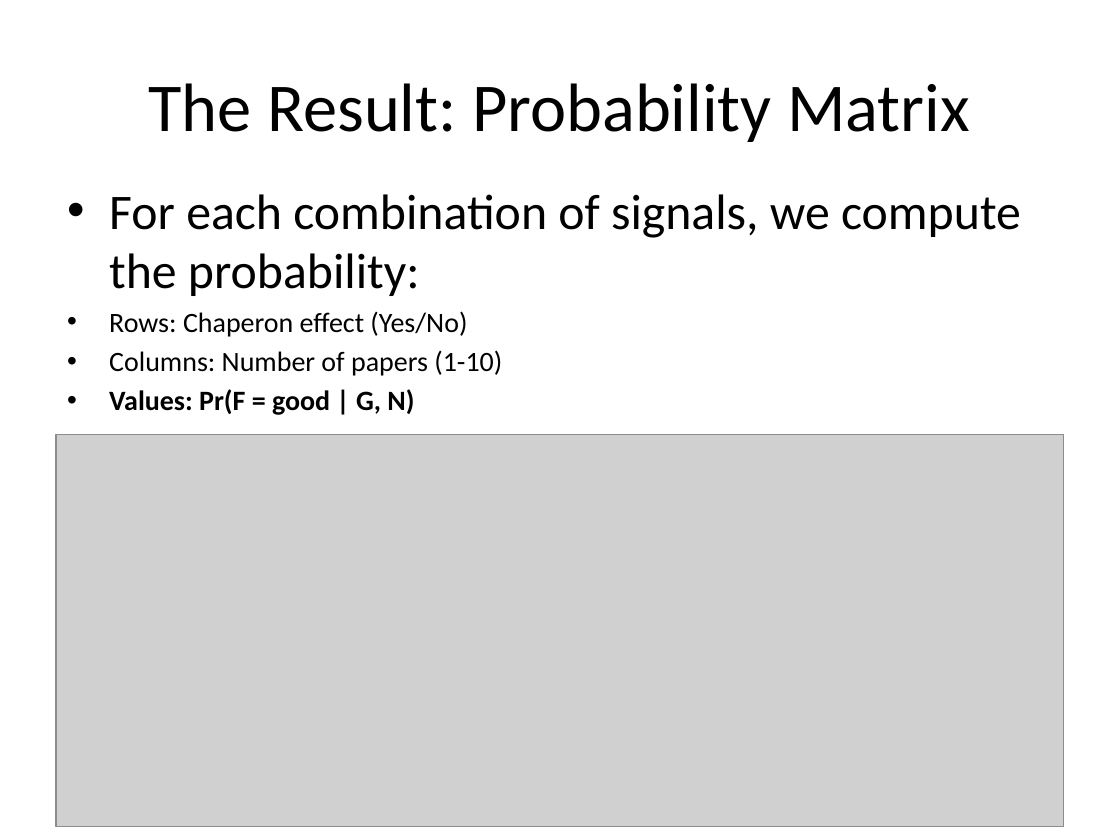
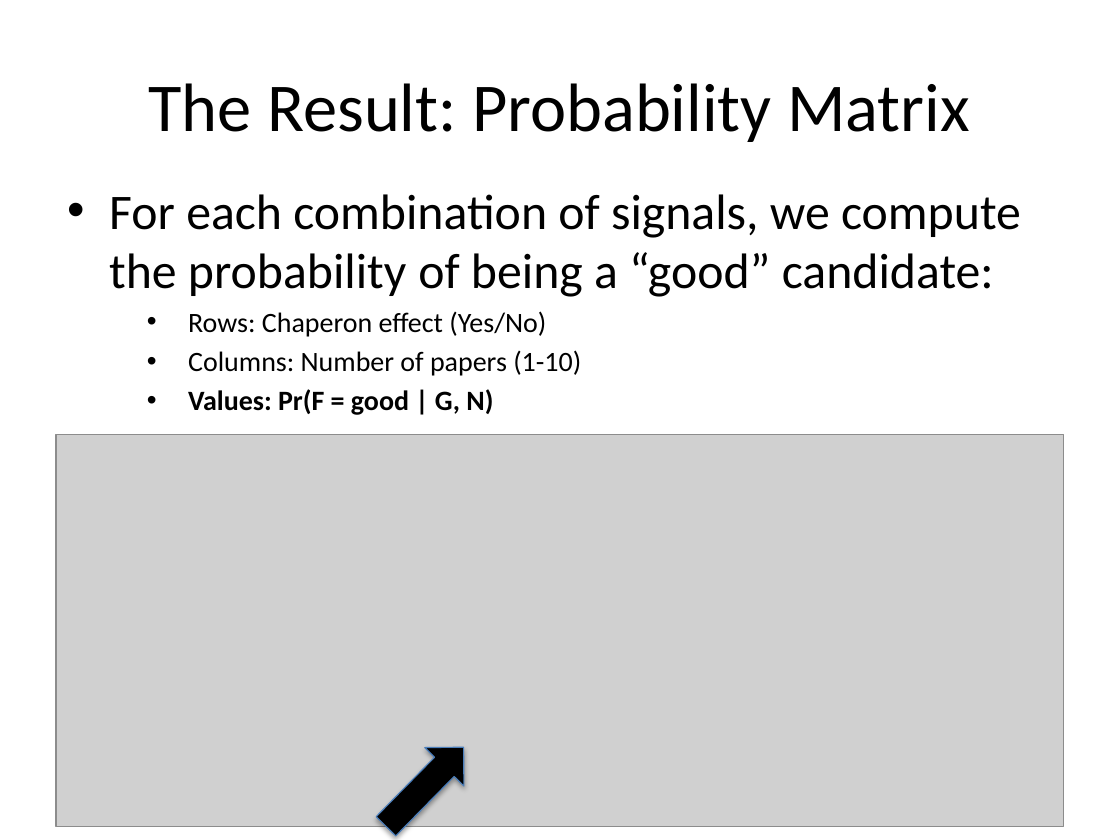
Before and after one commit to lisette-espin/NetworkEffectsGameTheory, a slide deck: slide 8 of pptx/Chaperon_Based_Hiring_Model.pptx. Drawn at 1120x840 pixels with LibreOffice and Linux fonts; fonts in the diff are those of the drawing; grey boxes stand for pictures. Boxes give left, top, right and bottom in pixels: in the first picture for what was removed or moved away, otherwise in the second. Text is boxed around its words. In the diff, an @@ line names an element or a change of style, - is before the commit and + after.

```diff
--- a/pptx/Chaperon_Based_Hiring_Model.pptx
+++ b/pptx/Chaperon_Based_Hiring_Model.pptx
@@ text at box(109, 194, 1021, 297): text changed @@
-• For each combination of signals, we compute the probability:
+• For each combination of signals, we compute the probability of being a “good” candidate:
@@ text at box(188, 311, 581, 415): indent changed @@
@@ down arrow added at box(367, 728, 483, 840), fill #000000, outline #4B7EBC 0.75 pt @@
```
Also in this commit, not shown: 2 other slides changed, 1 slide added, 1 other file.
